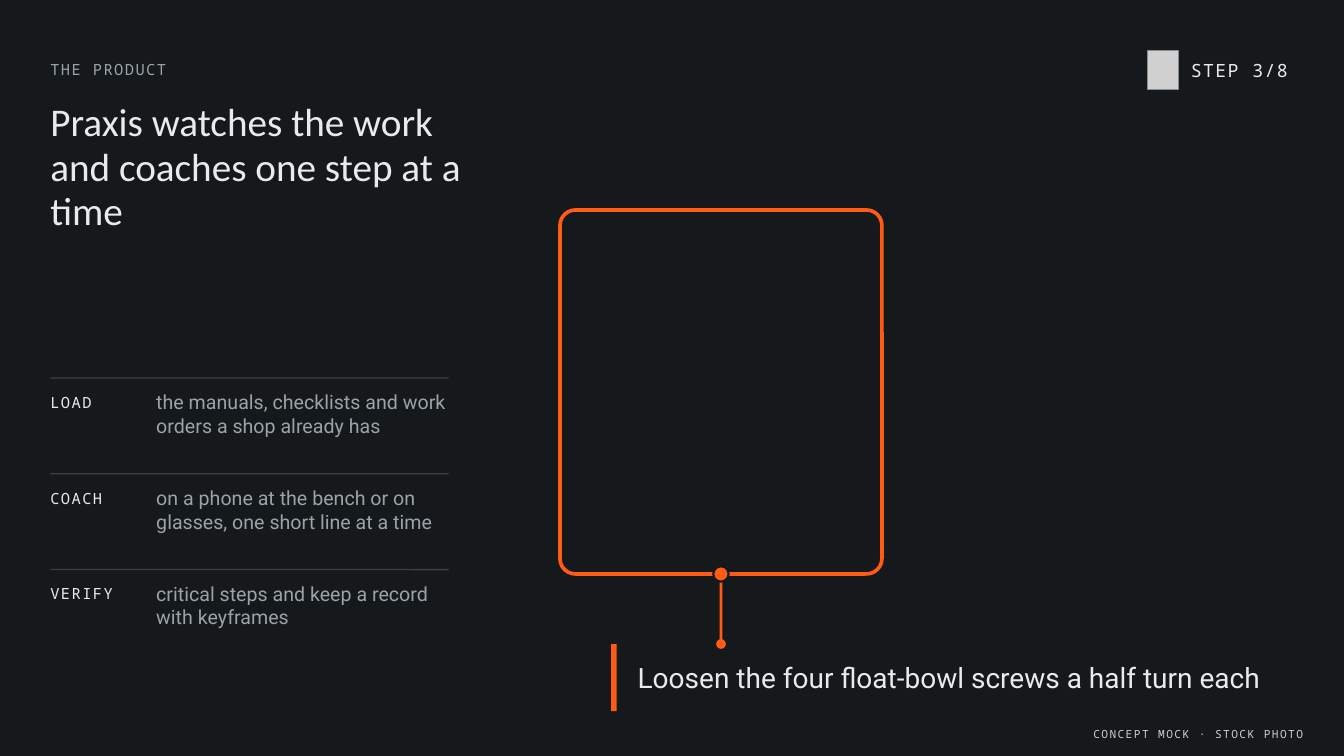
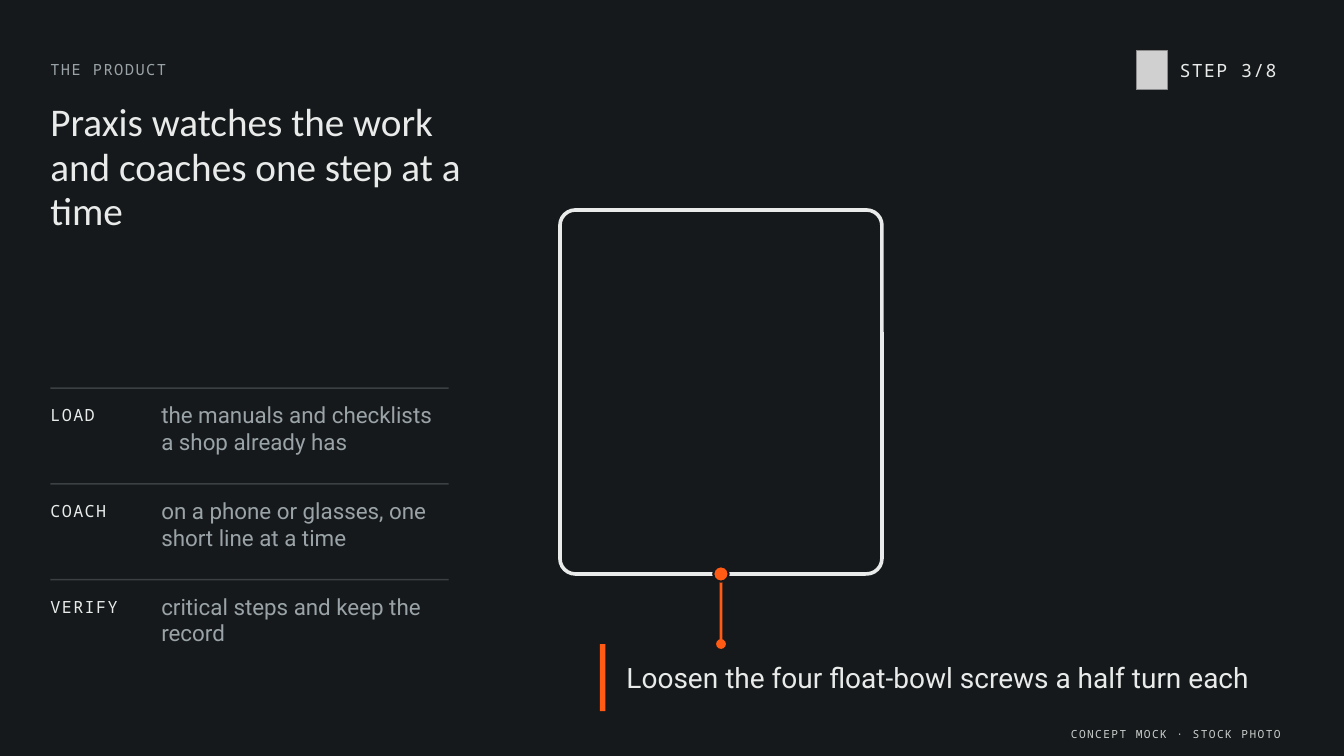
Before and after one commit to MonishSaravana/praxis, a slide deck: slide 3 of deck/Praxis_SAH_Oct2026.pptx. Drawn at 1344x756 pixels with LibreOffice and Linux fonts; fonts in the diff are those of the drawing; grey boxes stand for pictures; background and template pictures are left out. Boxes give left, top, right and bottom in pixels: in the first picture for what was removed or moved away, otherwise in the second. Text is boxed around its words. In the diff, an @@ line names an element or a change of style, - is before the commit and + after.

```diff
--- a/deck/Praxis_SAH_Oct2026.pptx
+++ b/deck/Praxis_SAH_Oct2026.pptx
@@ rounded rectangle at bbox=[561, 210, 882, 574]: outline #FF5B14 2.6 pt to #E8EBE9 2.6 pt @@
@@ text "LOAD": place and size @@
-text "LOAD" at bbox=[50, 397, 91, 408]
+text "LOAD" at bbox=[50, 409, 94, 421]
@@ text at bbox=[161, 406, 432, 455]: text changed; size 14 to 16 pt @@
-the manuals, checklists and work orders a shop already has
+the manuals and checklists a shop already has
@@ text "COACH": place and size @@
-text "COACH" at bbox=[50, 493, 102, 504]
+text "COACH" at bbox=[50, 505, 106, 517]
@@ text at bbox=[161, 502, 426, 546]: text changed; size 14 to 16 pt @@
-on a phone at the bench or on glasses, one short line at a time
+on a phone or glasses, one short line at a time
@@ size 11 to 12 pt in 3 elements at bbox=[50, 409, 94, 421], bbox=[50, 505, 106, 517], bbox=[50, 601, 117, 613] @@
@@ text "VERIFY": place and size @@
-text "VERIFY" at bbox=[50, 588, 112, 599]
+text "VERIFY" at bbox=[50, 601, 117, 613]
@@ 3 lines: place and size @@
-3 lines at bbox=[50, 378, 449, 570]
+3 lines at bbox=[50, 388, 449, 580]
@@ text at bbox=[161, 598, 420, 641]: text changed; size 14 to 16 pt @@
-critical steps and keep a record with keyframes
+critical steps and keep the record
@@ 2 texts, 2 rounded rectangles, 1 picture, 1 rectangle: place and size @@
-2 texts, 2 rounded rectangles, 1 picture, 1 rectangle at bbox=[611, 39, 1306, 712]
+2 texts, 2 rounded rectangles, 1 picture, 1 rectangle at bbox=[600, 39, 1295, 712]
@@ text "CONCEPT MOCK · STOCK PHOTO": place and size @@
-text "CONCEPT MOCK · STOCK PHOTO" at bbox=[1093, 730, 1303, 738]
+text "CONCEPT MOCK · STOCK PHOTO" at bbox=[1071, 730, 1280, 738]
@@ rounded rectangle: place and size @@
-rounded rectangle at bbox=[1081, 723, 1316, 747]
+rounded rectangle at bbox=[1059, 723, 1294, 747]
```
Also in this commit, not shown: 18 other slides changed, 30 other files.
